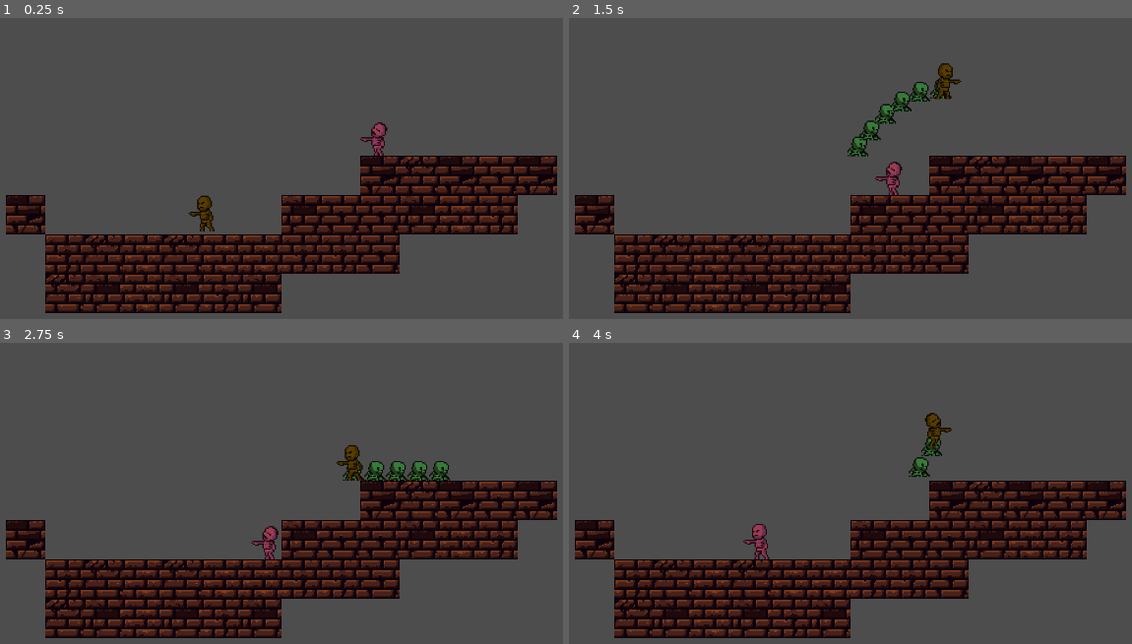
Above: before the commit, frames 1-4 (two rows, left to right).
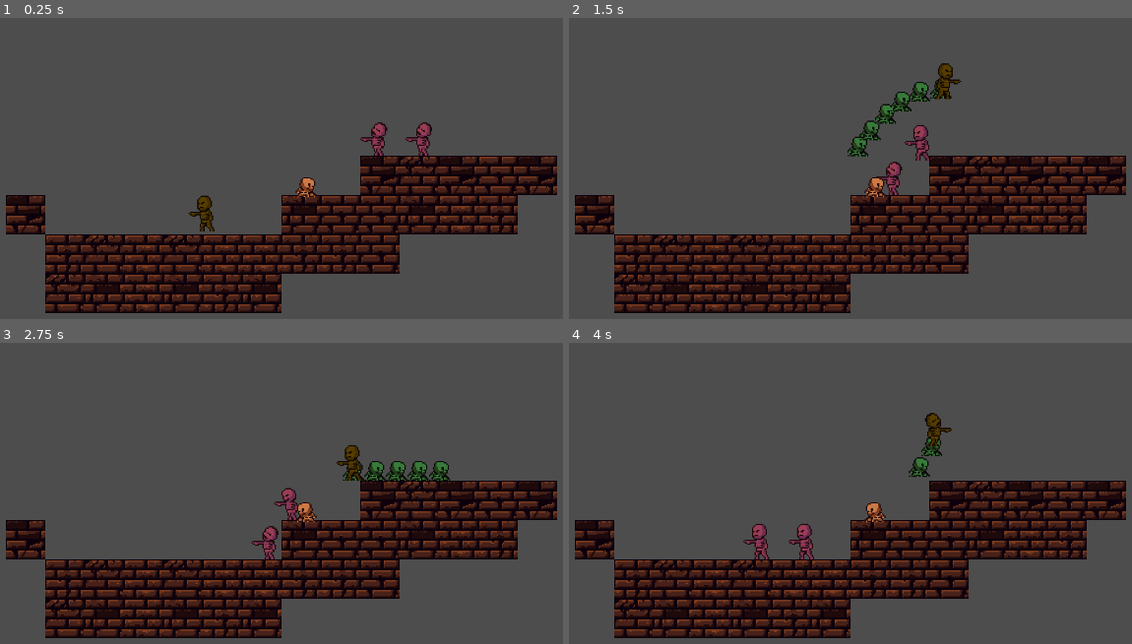
Above: after the commit, the same moments.

Repository: greatbrick0/GdFallJam2025
Game: Godot game, scene res://Scenes/test_level_1.tscn
Two runs of this game, one before a commit and one after it. Both use one fixed random seed, a clock stepped at 60 frames per second and the inputs below. This scene is started directly instead of the project's main scene.
Inputs:
- Up to frame 1 (0.25 s): no input
- Up to frame 2 (1.5 s): hold D (moveright) from 0.53 s (still down); tap E (interact, bound only after the commit) at 0.6, 1.35 s; tap Space (jump) at 0.77 s
- Up to frame 3 (2.75 s): tap Space (jump) at 1.52 s; release D (moveright) at 2.03 s; hold A (moveleft) from 2.03 s (still down); tap E (interact, bound only after the commit) at 2.1 s
- Up to frame 4 (4 s): release A (moveleft) at 2.78 s; hold D (moveright) from 2.78 s (still down); tap E (interact, bound only after the commit) at 2.85, 3.6 s; tap Space (jump) at 3.02, 3.77 s

The runs differ from the first frame. In frame 1, 0.4% of the frame differs, in the area x 52-77%, y 34-60%; in frame 2, 0.5%, in the area x 52-64%, y 35-60%; in frame 3, 0.4%; in frame 4, 0.5%.

Commit message:
Added Lever

Diff:
--- /dev/null
+++ b/gdfalljam/Scenes/lever.tscn
@@ -0,0 +1,23 @@
+[gd_scene load_steps=4 format=3 uid="uid://cpeax3brrhs7m"]
+
+[ext_resource type="Script" uid="uid://bh0e4vgh7xtge" path="res://Scripts/lever.gd" id="1_wv1st"]
+[ext_resource type="Texture2D" uid="uid://djm3a2d42dxls" path="res://Sprites/Skeleton_Type1_Dead.png" id="2_6kuia"]
+
+[sub_resource type="CircleShape2D" id="CircleShape2D_wv1st"]
+radius = 32.0
+
+[node name="Lever" type="Node2D"]
+script = ExtResource("1_wv1st")
+
+[node name="Visuals" type="Node2D" parent="."]
+
+[node name="Sprite2D" type="Sprite2D" parent="Visuals"]
+scale = Vector2(2, 2)
+texture = ExtResource("2_6kuia")
+
+[node name="Area2D" type="Area2D" parent="."]
+collision_layer = 128
+collision_mask = 0
+
+[node name="CollisionShape2D" type="CollisionShape2D" parent="Area2D"]
+shape = SubResource("CircleShape2D_wv1st")
--- a/gdfalljam/Scenes/player.tscn
+++ b/gdfalljam/Scenes/player.tscn
@@ -44,8 +44,8 @@
 size = Vector2(32, 60)
 
 [sub_resource type="CapsuleShape2D" id="CapsuleShape2D_cvnsp"]
-radius = 16.0
-height = 60.0
+radius = 24.0
+height = 68.0
 
 [node name="Player" type="CharacterBody2D"]
 collision_layer = 2
@@ -70,3 +70,12 @@
 
 [node name="CollisionShape2D" type="CollisionShape2D" parent="Hitbox"]
 shape = SubResource("CapsuleShape2D_cvnsp")
+
+[node name="InteractArea" type="Area2D" parent="."]
+collision_layer = 64
+collision_mask = 128
+
+[node name="CollisionShape2D" type="CollisionShape2D" parent="InteractArea"]
+shape = SubResource("CapsuleShape2D_cvnsp")
+
+[connection signal="area_entered" from="InteractArea" to="." method="_on_interact_area_area_entered"]
--- a/gdfalljam/Scenes/skeleton.tscn
+++ b/gdfalljam/Scenes/skeleton.tscn
@@ -47,7 +47,8 @@
 height = 60.0
 
 [node name="Skeleton" type="CharacterBody2D"]
-collision_layer = 2
+collision_layer = 8
+collision_mask = 9
 script = ExtResource("1_81u3t")
 speed = 100.0
 
--- a/gdfalljam/Scenes/test_level_1.tscn
+++ b/gdfalljam/Scenes/test_level_1.tscn
@@ -1,8 +1,9 @@
-[gd_scene load_steps=4 format=4 uid="uid://p4jpdixxijok"]
+[gd_scene load_steps=5 format=4 uid="uid://p4jpdixxijok"]
 
 [ext_resource type="PackedScene" uid="uid://uxmg7mq10mgq" path="res://Scenes/player.tscn" id="1_v0do5"]
 [ext_resource type="PackedScene" uid="uid://c0qiakvp0ie22" path="res://Scenes/skeleton.tscn" id="3_pu8o7"]
 [ext_resource type="TileSet" uid="uid://y5q7a6m80lot" path="res://tileset1.tres" id="3_yq4yk"]
+[ext_resource type="PackedScene" uid="uid://cpeax3brrhs7m" path="res://Scenes/lever.tscn" id="4_pu8o7"]
 
 [node name="TestLevel1" type="Node2D"]
 
@@ -13,7 +14,13 @@
 [node name="Skeleton" parent="." instance=ExtResource("3_pu8o7")]
 position = Vector2(289, -103)
 
+[node name="Skeleton2" parent="." instance=ExtResource("3_pu8o7")]
+position = Vector2(362, -103)
+
 [node name="TileMapLayer" type="TileMapLayer" parent="."]
 scale = Vector2(2, 2)
 tile_map_data = PackedByteArray("AAD8/wEAAAABAAAAAAD9/wEAAAAAAAEAAAD+/wEAAAAAAAAAAAD//wEAAAAAAAEAAAAAAAEAAAAAAAAAAAABAA …(352 unchanged characters)…
 tile_set = ExtResource("3_yq4yk")
+
+[node name="Lever" parent="." instance=ExtResource("4_pu8o7")]
+position = Vector2(168, -27)
--- /dev/null
+++ b/gdfalljam/Scripts/Interactable.gd
@@ -0,0 +1,5 @@
+extends Node2D
+class_name Interactable
+
+func Interact() -> void:
+	print(name + " interacted")
--- a/gdfalljam/Scripts/actor.gd
+++ b/gdfalljam/Scripts/actor.gd
@@ -25,12 +25,12 @@
 
 func _on_hitbox_area_entered(area: Area2D):
 	if(area.get_parent().velocity.y >= velocity.y):
-		call_deferred("GetHit", 0)
+		call_deferred("GetHit", area)
 	else:
-		call_deferred("DoHit")
+		call_deferred("DoHit", area)
 
-func GetHit() -> void:
+func GetHit(area: Area2D) -> void:
 	print(name + " died")
 
-func DoHit() -> void:
+func DoHit(area: Area2D) -> void:
 	print(name + " killed")
--- /dev/null
+++ b/gdfalljam/Scripts/lever.gd
@@ -0,0 +1,7 @@
+extends Interactable
+
+var switched: bool = false
+
+func Interact() -> void:
+	switched = not switched
+	$Visuals.scale.x = (1 if switched else -1)
--- a/gdfalljam/Scripts/player.gd
+++ b/gdfalljam/Scripts/player.gd
@@ -1,8 +1,11 @@
 extends Actor
+class_name Player
 
 @export var flameObj: PackedScene
 var prevFlamePos: Vector2
 @export var flameSpacing: float = 32
+
+var interactTarget: Interactable = null
 
 func _ready():
 	super._ready()
@@ -10,6 +13,10 @@
 
 func _physics_process(delta):
 	HandleFlames()
+
+	if(Input.is_action_just_pressed("interact")):
+		if(interactTarget != null):
+			interactTarget.Interact()
 
 	if not is_on_floor():
 		velocity += get_gravity() * delta
@@ -32,8 +39,11 @@
 		get_parent().add_child(flameRef)
 		flameRef.global_position = global_position
 
-func GetHit() -> void:
+func GetHit(area: Area2D) -> void:
 	LevelManager.StartTransition()
 
-func DoHit() -> void:
+func DoHit(area: Area2D) -> void:
 	velocity.y = jumpForce
+
+func _on_interact_area_area_entered(area: Area2D):
+	interactTarget = area.get_parent()
--- a/gdfalljam/Scripts/skeleton.gd
+++ b/gdfalljam/Scripts/skeleton.gd
@@ -1,4 +1,5 @@
 extends Actor
+class_name Skeleton
 
 func _physics_process(delta):
 
@@ -13,5 +14,6 @@
 
 	HandleMovement()
 
-func GetHit() -> void:
-	queue_free()
+func GetHit(area: Area2D) -> void:
+	if(area.get_parent() is Player):
+		queue_free()
--- a/gdfalljam/project.godot
+++ b/gdfalljam/project.godot
@@ -46,6 +46,12 @@
 "events": [Object(InputEventKey,"resource_local_to_scene":false,"resource_name":"","device":-1,"window_id":0,"alt_press …(192 unchanged characters)…
 ]
 }
+interact={
+"deadzone": 0.2,
+"events": [Object(InputEventKey,"resource_local_to_scene":false,"resource_name":"","device":-1,"window_id":0,"alt_pressed":false,"shift_pressed":false,"ctrl_pressed":false,"meta_pressed":false,"pressed":false,"keycode":0,"physical_keycode":69,"key_label":0,"unicode":101,"location":0,"echo":false,"script":null)
+, Object(InputEventKey,"resource_local_to_scene":false,"resource_name":"","device":-1,"window_id":0,"alt_pressed":false,"shift_pressed":false,"ctrl_pressed":false,"meta_pressed":false,"pressed":false,"keycode":0,"physical_keycode":83,"key_label":0,"unicode":115,"location":0,"echo":false,"script":null)
+]
+}
 
 [rendering]
 
Not shown, added: gdfalljam/Scripts/Interactable.gd.uid
Not shown, added: gdfalljam/Scripts/lever.gd.uid
